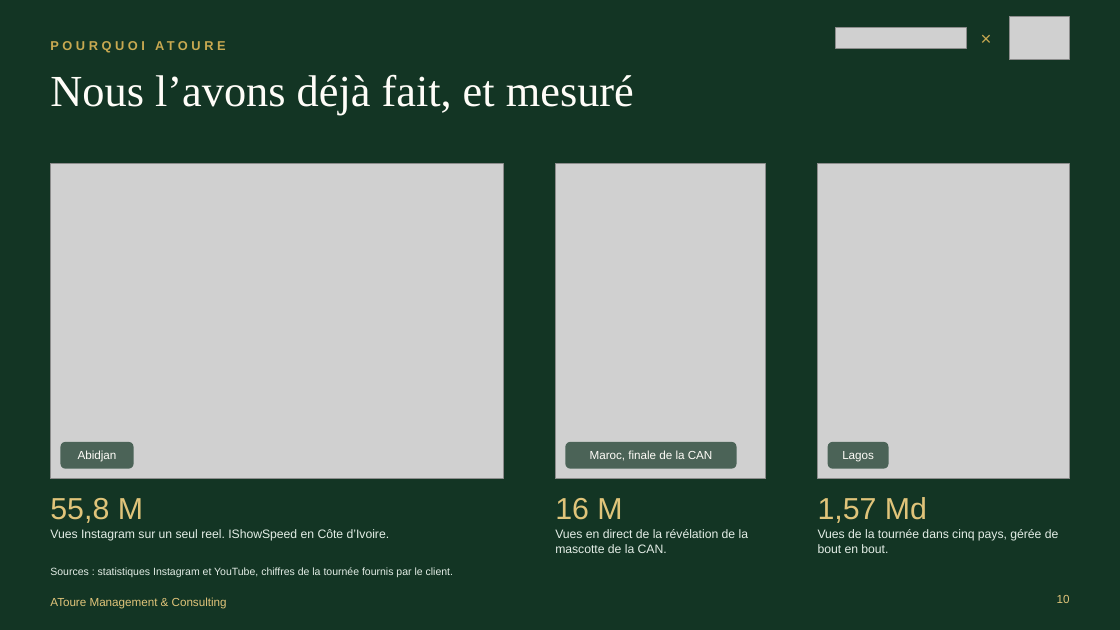
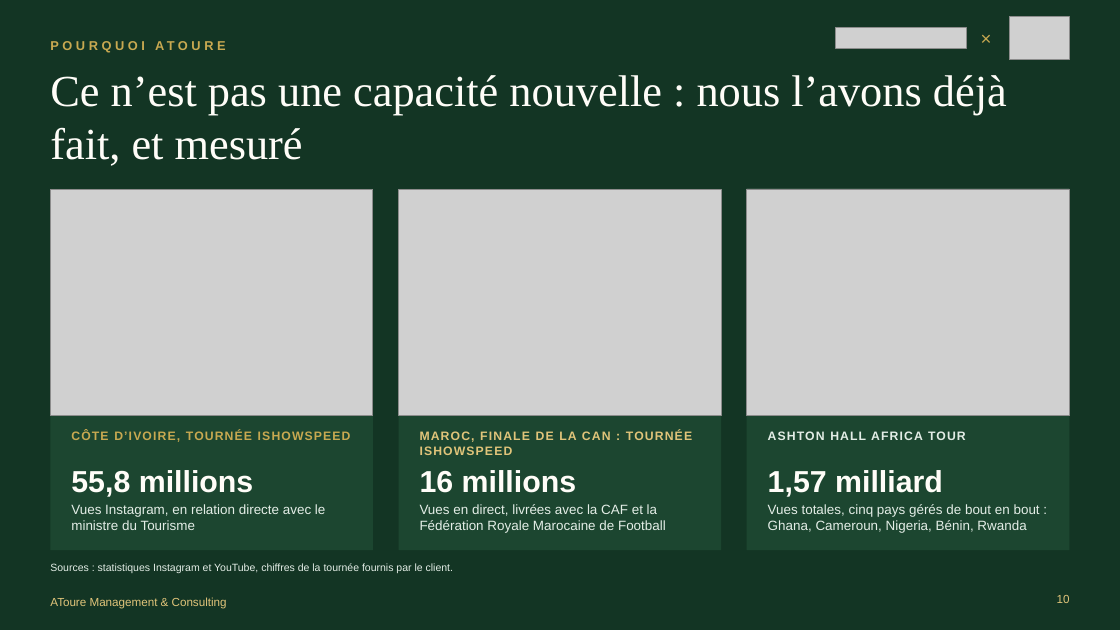
Before and after one commit to atoureconsulting/Mother-Africa, a slide deck: slide 10 of proposition-deck/AToure Mother Africa Festival Proposition.pptx. Drawn at 1120x630 pixels with LibreOffice and Linux fonts; fonts in the diff are those of the drawing; grey boxes stand for pictures; background and template pictures are left out. Boxes give left, top, right and bottom in pixels: in the first picture for what was removed or moved away, otherwise in the second. Text is boxed around its words. In the diff, an @@ line names an element or a change of style, - is before the commit and + after.

```diff
--- a/proposition-deck/AToure Mother Africa Festival Proposition.pptx
+++ b/proposition-deck/AToure Mother Africa Festival Proposition.pptx
@@ title at [50,75,1007,166]: text changed @@
-Nous l’avons déjà fait, et mesuré
+Ce n’est pas une capacité nouvelle : nous l’avons déjà fait, et mesuré
@@ picture removed at [555,164,765,479] @@
@@ picture: place and size @@
-picture at [50,164,503,479]
+picture at [50,189,373,416]
@@ rectangle added at [50,189,373,550], fill #1C4630 @@
@@ rectangle added at [399,189,722,550], fill #1C4630 @@
@@ picture added at [399,189,722,416] @@
@@ picture: place and size @@
-picture at [818,164,1070,479]
+picture at [747,189,1070,416]
@@ rectangle added at [747,189,1070,550], fill #1C4630 @@
@@ rounded rectangle removed at [60,442,134,469] @@
@@ text added at [71,431,351,442], 10.5 pt, text #C8A951, bold @@
+CÔTE D’IVOIRE, TOURNÉE ISHOWSPEED
@@ text at [420,431,692,455]: text changed; size 10 to 10.5 pt; text colour #FFFDF8 to #E0C47A; bold on @@
-Maroc, finale de la CAN
+MAROC, FINALE DE LA CAN : TOURNÉE ISHOWSPEED
@@ text "MAROC, FINALE DE LA CAN ..." at [420,431,692,455]: vertical alignment middle to top @@
@@ rounded rectangle removed at [565,442,737,469] @@
@@ text "ASHTON HALL AFRICA TOUR" at [768,431,966,440]: vertical alignment middle to top @@
@@ text at [768,431,966,440]: text changed; size 10 to 10.5 pt; text colour #FFFDF8 to #E3EDE6; bold on @@
-Lagos
+ASHTON HALL AFRICA TOUR
@@ rounded rectangle removed at [828,442,888,469] @@
@@ text at [71,470,254,497]: text changed; text colour #E0C47A to #FFFDF8; bold on @@
-55,8 M
+55,8 millions
@@ text removed at [78,450,117,462] @@
-Abidjan
@@ text at [420,470,577,493]: text changed; text colour #E0C47A to #FFFDF8; bold on @@
-16 M
+16 millions
@@ text at [768,470,943,497]: text changed; text colour #E0C47A to #FFFDF8; bold on @@
-1,57 Md
+1,57 milliard
@@ text at [71,504,325,530]: text changed; size 10.5 to 11.5 pt @@
-Vues Instagram sur un seul reel. IShowSpeed en Côte d’Ivoire.
+Vues Instagram, en relation directe avec le ministre du Tourisme
@@ text at [420,504,666,533]: text changed; size 10.5 to 11.5 pt @@
-Vues en direct de la révélation de la mascotte de la CAN.
+Vues en direct, livrées avec la CAF et la Fédération Royale Marocaine de Football
@@ text at [768,504,1040,533]: text changed; size 10.5 to 11.5 pt @@
-Vues de la tournée dans cinq pays, gérée de bout en bout.
+Vues totales, cinq pays gérés de bout en bout : Ghana, Cameroun, Nigeria, Bénin, Rwanda
@@ text "Sources : statistiques Instagram et ...": place and size @@
-text "Sources : statistiques Instagram et ..." at [50,567,453,577]
+text "Sources : statistiques Instagram et ..." at [50,563,453,573]
```
Also in this commit, not shown: 5 other slides changed, 1 slide removed, 13 other files.
